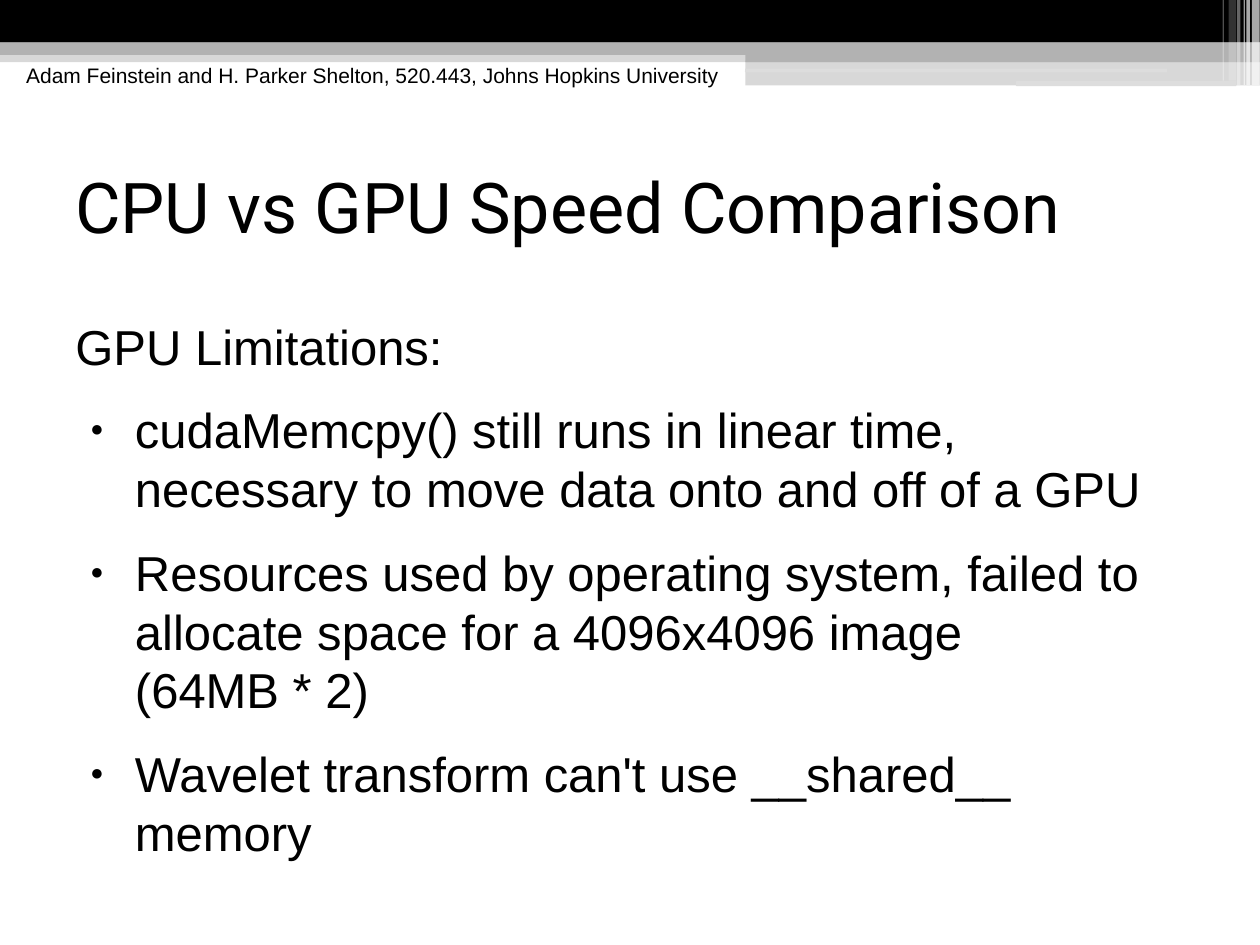
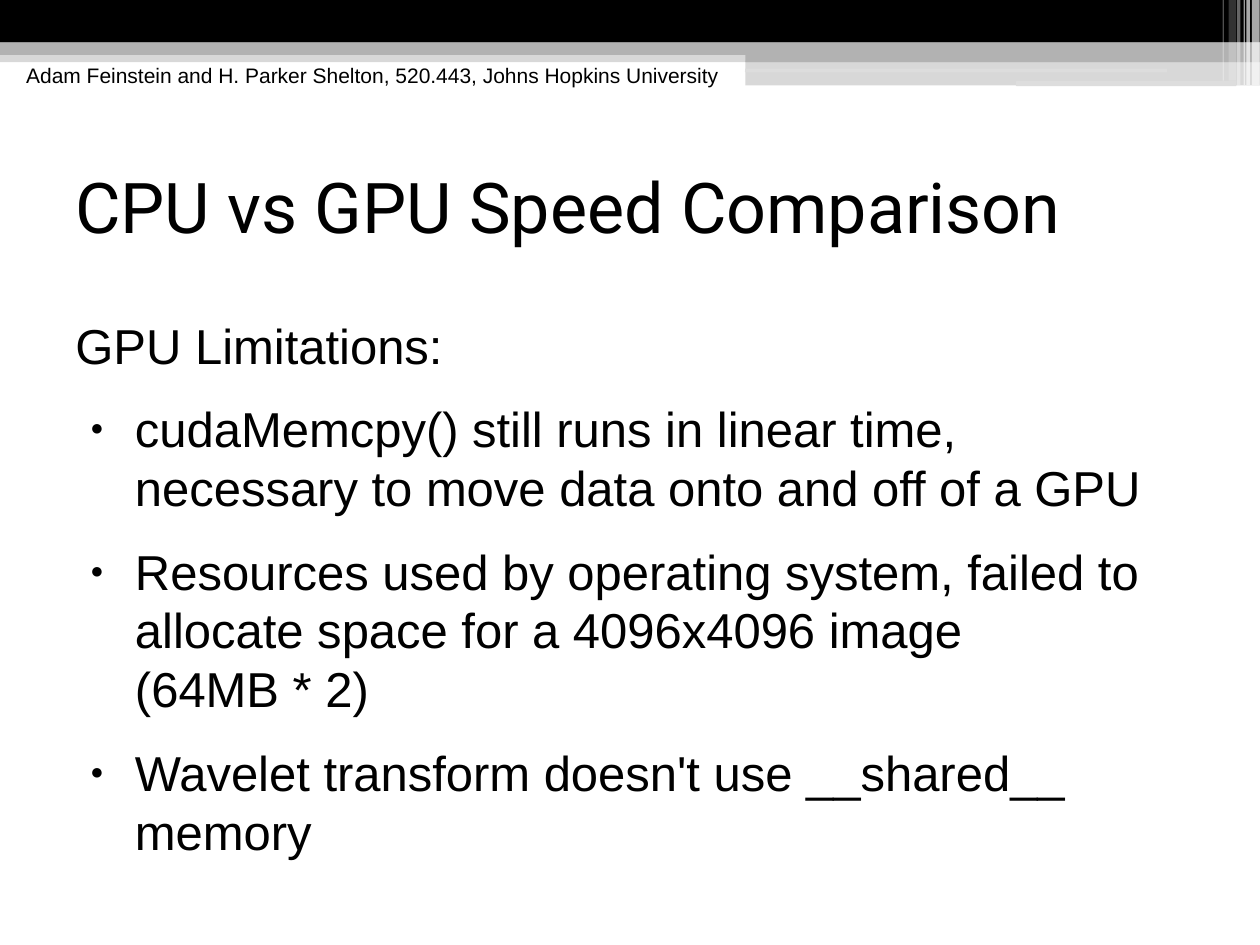
Before and after one commit to hpshelton/multimedia, a slide deck: slide 32 of docs/Multimedia Presentation.odp (slide 19 before the commit). Drawn at 1260x945 pixels with LibreOffice and Linux fonts; fonts in the diff are those of the drawing. Boxes give left, top, right and bottom in pixels: in the first picture for what was removed or moved away, otherwise in the second. Text is boxed around its words. In the diff, an @@ line names an element or a change of style, - is before the commit and + after.

```diff
--- a/docs/Multimedia Presentation.odp
+++ b/docs/Multimedia Presentation.odp
@@ text at (135,755,1065,860): text changed @@
-● Wavelet transform can't use __shared__ memory
+● Wavelet transform doesn't use __shared__ memory
```
Also in this commit, not shown: 17 other slides changed, 6 slides added, 1 other file.
